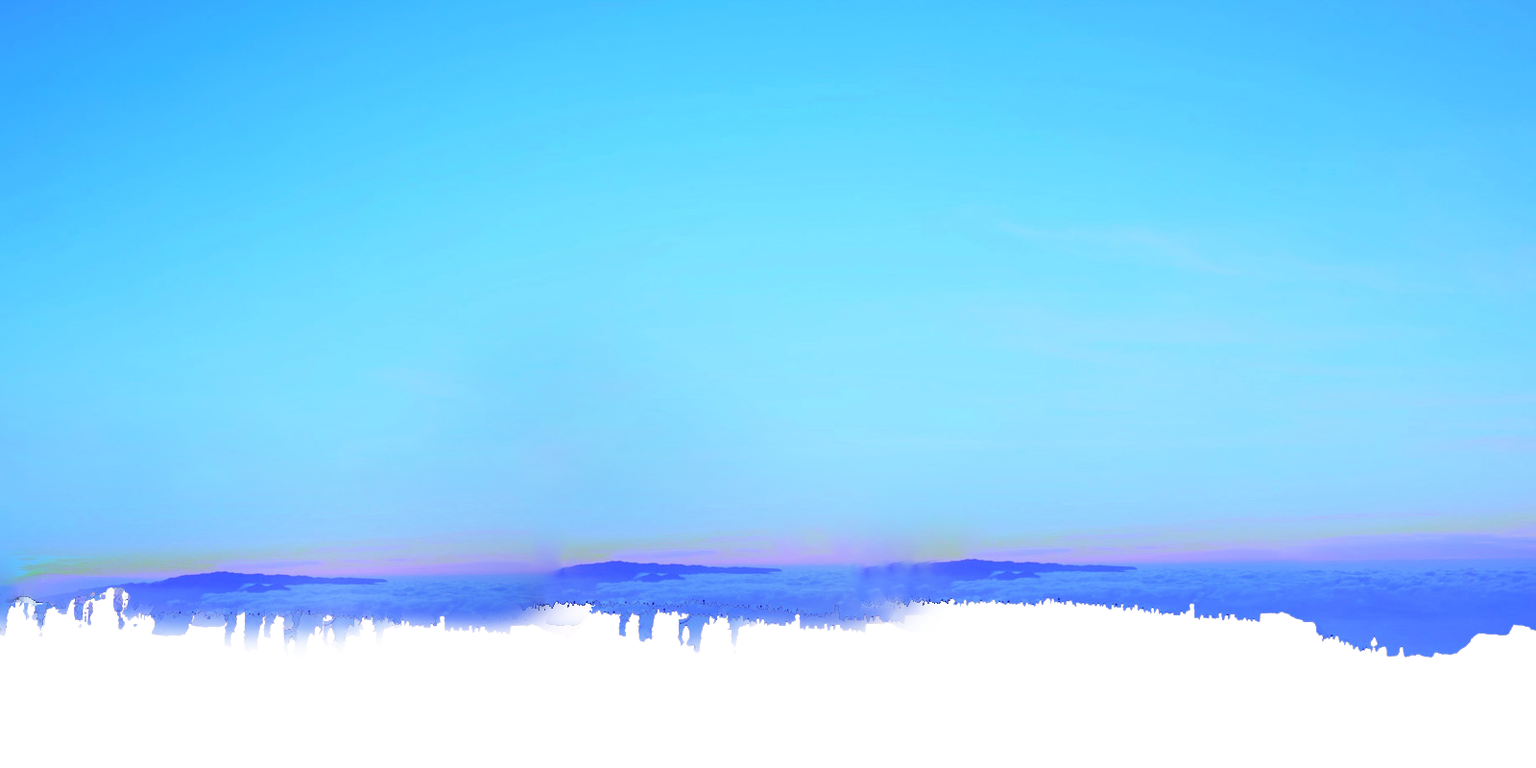
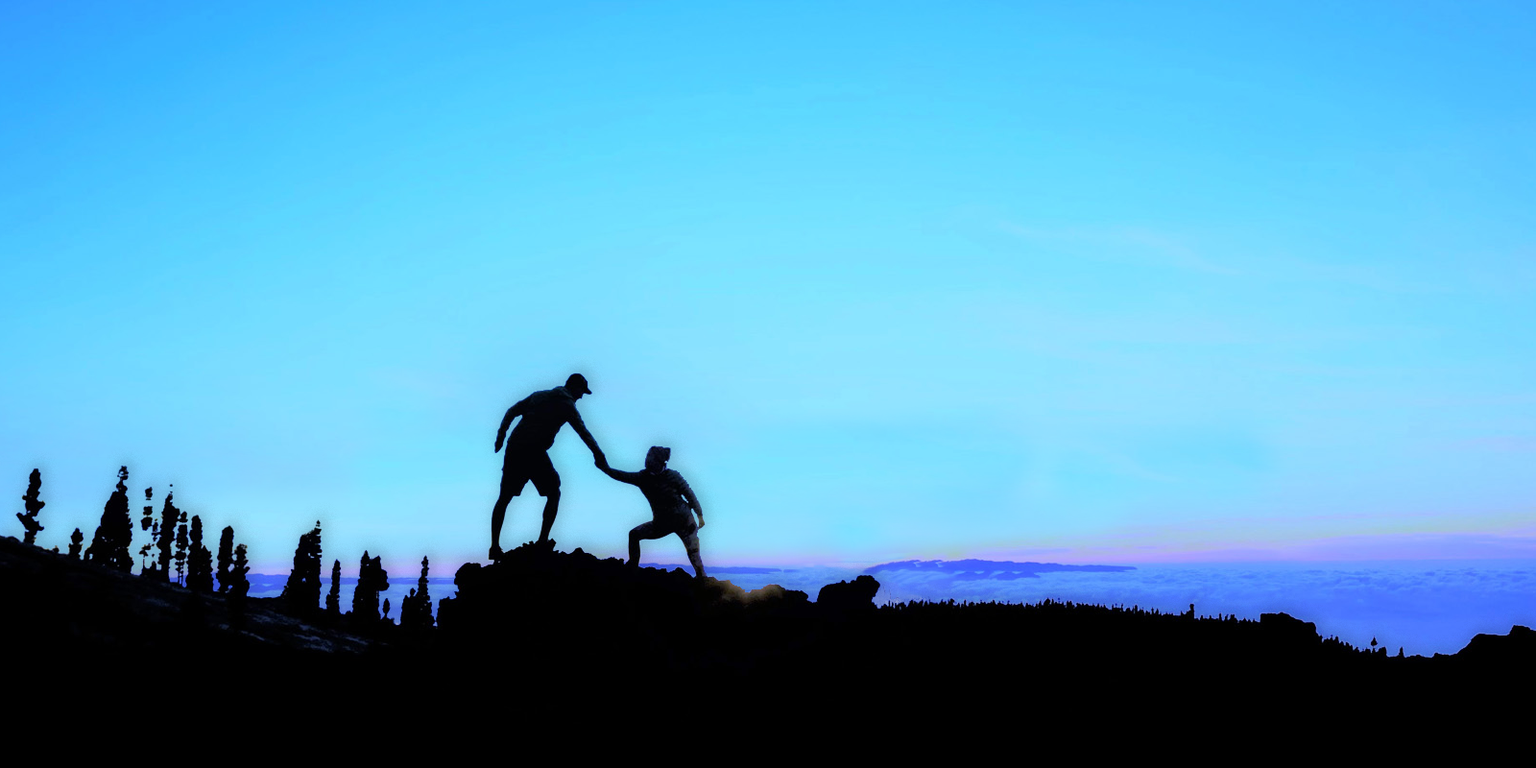
Before/after of a 1536 x 768 layered artwork. What changed in the layer stack:
showed "Layer 0 copy" over (0, 372, 1536, 768)
painted on "Layer 0" over (0, 355, 1300, 666)
